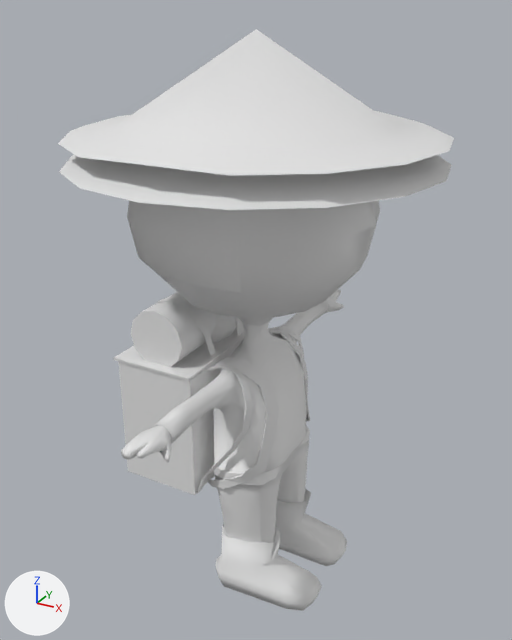
An edit to the FBX model Assets/Characters/Player_EU_CN/player@running.FBX, drawn before and after from the same camera.
Before and after are seen from a camera (50 mm lens) standing at (-3.23, -3.22, 3.28) and looking at (-5.02, 0.02, 1.65). The axes (+X, +Y, +Z) are drawn at lower left. The lights are the same throughout. Where no turn or scale is listed for an object, it has been applied to the vertices.

Script lines for the objects in view, before the commit:
```python
me_mesh_001 = bpy.data.meshes.new('Mesh.001')
me_mesh_001.from_pydata(...)  # 130 vertices, 144 faces; spans x -0.98..0.98, y -0.98..0.98, z 0.06..0.37
me_mesh_002 = bpy.data.meshes.new('Mesh.002')
me_mesh_002.from_pydata(...)  # 34 vertices, 48 faces; spans x -0.98..0.98, y -0.98..0.98, z 0.0..0.63
me_mesh_003 = bpy.data.meshes.new('Mesh.003')
me_mesh_003.from_pydata(...)  # 265 vertices, 246 faces; spans x -0.268..0.561, y -0.455..0.455, z 0.0..1.074
ob_cn_backpack = bpy.data.objects.new('CN_Backpack', me_mesh_003)
ob_cn_backpack.location = (-5.409, 0.0, 0.694)
ob_cn_hat = bpy.data.objects.new('CN_Hat', me_mesh_002)
ob_cn_hat.location = (-5.001, -0.005, 2.562)
ob_eu_hat = bpy.data.objects.new('EU_Hat', me_mesh_001)
ob_eu_hat.location = (-5.0, 0.0, 2.636)
# also in view: 'EU_Backpack' at (-5.2, 0.0, 1.21); 'Player_body' at (-5.0, 0.0, 1.49)
```
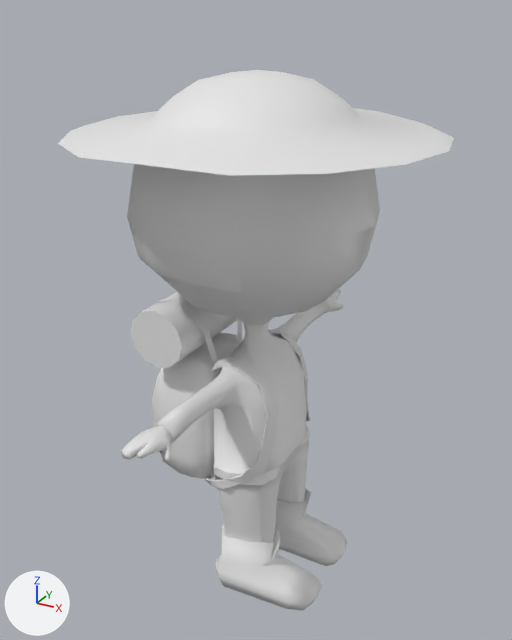
Where the change shows, as pixel boxes [x1, y1, x2, y2] in the pictures (512 x 640 px):
'CN_Hat', deleted
    before: [59, 29, 452, 210]
'CN_Backpack', deleted
    before: [114, 314, 304, 495]

The change, as a diff of the scene's bpy script:
```diff
--- a/Assets/Characters/Player_EU_CN/player@running.FBX.py
+++ b/Assets/Characters/Player_EU_CN/player@running.FBX.py
@@ ob_cn_backpack @@
-ob_cn_backpack = bpy.data.objects.new('CN_Backpack', me_mesh_003)
-ob_cn_backpack.location = (-5.409, 0.0, 0.694)
@@ ob_cn_hat @@
-ob_cn_hat = bpy.data.objects.new('CN_Hat', me_mesh_002)
-ob_cn_hat.location = (-5.001, -0.005, 2.562)
```
